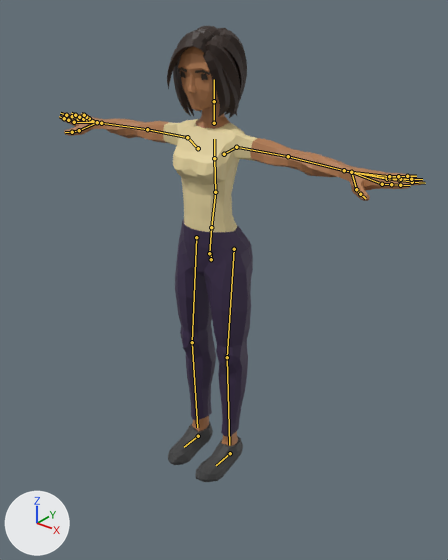
One commit to the glTF model js/models/avatars/club-crowd-f8.glb: the scene before it, then after it.
The view is the same before and after, from a camera (50 mm lens) standing at (1.464, -1.817, 1.987) and looking at (0.155, -0.18, 0.972). Arrows for +X, +Y and +Z are at lower left; the lights stay in place. The picture after the commit comes second. The bones that change, and the others that lie on the model, are drawn over the model as lines.

Objects in the first picture: 'Casual_Body'.
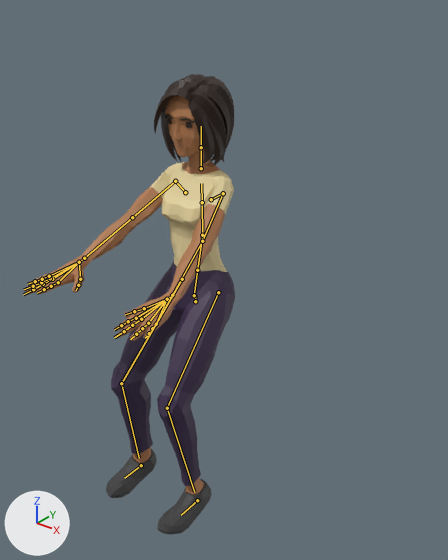
The newer file adds an action. The first version stands in its rest pose; the second is drawn at frame 0 of the action 'Seated_Loop'.

What the commit changed:
Bone 'Body' (bone_body) moves from (0.0, 0.0, 0.0) to (0.0, -0.15, 0.1).
Bone 'Body' (bone_body) turns from (0, 0, 0) to (-5, 0, 0) degrees about its own x, y and z.
Bone 'Abdomen' (bone_abdomen) turns from (0, 0, 0) to (1, 0, 0) degrees about its own x, y and z.
Bone 'Torso' (bone_torso) turns from (0, 0, 0) to (2, 0, 0) degrees about its own x, y and z.
Bone 'Chest' (bone_chest) turns from (0, 0, 0) to (2, 0, 0) degrees about its own x, y and z.
Bone 'Neck' (bone_neck) turns from (0, 0, 0) to (-1, -1, 0) degrees about its own x, y and z.
Bone 'Head' (bone_head) turns from (0, 0, 0) to (-1, -2, 0) degrees about its own x, y and z.
Bone 'UpperArm.L' (bone_upperarm_l) turns from (0, 0, 0) to (-34, -20, -60) degrees about its own x, y and z.
Bone 'LowerArm.L' (bone_lowerarm_l) turns from (0, 0, 0) to (0, 6, 5) degrees about its own x, y and z.
Bone 'Wrist.L' (bone_wrist_l) turns from (0, 0, 0) to (15, 19, -20) degrees about its own x, y and z.
Bone 'UpperArm.R' (bone_upperarm_r) turns from (0, 0, 0) to (-32, 19, 63) degrees about its own x, y and z.
Bone 'LowerArm.R' (bone_lowerarm_r) turns from (0, 0, 0) to (0, -6, -5) degrees about its own x, y and z.
Bone 'Wrist.R' (bone_wrist_r) turns from (0, 0, 0) to (11, -14, 19) degrees about its own x, y and z.
Bone 'UpperLeg.L' (bone_upperleg_l) turns from (0, 0, 0) to (-35, -1, -3) degrees about its own x, y and z.
Bone 'LowerLeg.L' (bone_lowerleg_l) turns from (0, 0, 0) to (49, 2, 0) degrees about its own x, y and z.
Bone 'UpperLeg.R' (bone_upperleg_r) turns from (0, 0, 0) to (-35, 1, 3) degrees about its own x, y and z.
Bone 'LowerLeg.R' (bone_lowerleg_r) turns from (0, 0, 0) to (49, -2, 0) degrees about its own x, y and z.
Bone 'Foot.L' (bone_foot_l) moves from (0.0, 0.0, 0.0) to (0.07, 0.31, 0.002).
Bone 'Foot.R' (bone_foot_r) moves from (0.0, 0.0, 0.0) to (-0.07, 0.31, 0.002).

Boxes [x1, y1, x2, y2] around the edits, measured in the pictures (448 x 560 px):
'Casual_Body', posed (42% narrower): before [59, 26, 423, 482]; after [24, 74, 235, 534]
bone 'Body', root to tip: before (211, 259) to (211, 252); after (195, 301) to (195, 294)
bone 'Abdomen', root to tip: before (211, 227) to (215, 192); after (197, 270) to (202, 235)
bone 'Torso', root to tip: before (215, 192) to (214, 158); after (202, 235) to (202, 202)
bone 'Chest', root to tip: before (214, 158) to (214, 139); after (202, 202) to (201, 183)
bone 'Neck', root to tip: before (214, 123) to (214, 101); after (201, 168) to (201, 147)
bone 'Head', root to tip: before (214, 101) to (214, 79); after (201, 147) to (201, 126)
bone 'UpperArm.L', root to tip: before (236, 147) to (288, 156); after (223, 193) to (202, 241)
bone 'LowerArm.L', root to tip: before (288, 156) to (344, 170); after (202, 241) to (172, 295)
bone 'Wrist.L', root to tip: before (344, 170) to (351, 172); after (172, 295) to (167, 299)
bone 'UpperArm.R', root to tip: before (187, 137) to (147, 129); after (175, 181) to (132, 217)
bone 'LowerArm.R', root to tip: before (147, 129) to (101, 123); after (132, 217) to (84, 258)
bone 'Wrist.R', root to tip: before (101, 123) to (97, 122); after (84, 258) to (79, 262)
bone 'UpperLeg.L', root to tip: before (234, 249) to (227, 357); after (218, 292) to (167, 408)
bone 'LowerLeg.L', root to tip: before (227, 357) to (229, 445); after (167, 408) to (194, 492)
bone 'UpperLeg.R', root to tip: before (196, 237) to (192, 342); after (182, 279) to (121, 383)
bone 'LowerLeg.R', root to tip: before (192, 342) to (197, 427); after (121, 383) to (139, 458)
bone 'Foot.L', root to tip: before (230, 453) to (216, 465); after (197, 500) to (181, 515)
bone 'Foot.R', root to tip: before (198, 436) to (184, 447); after (141, 465) to (124, 478)
